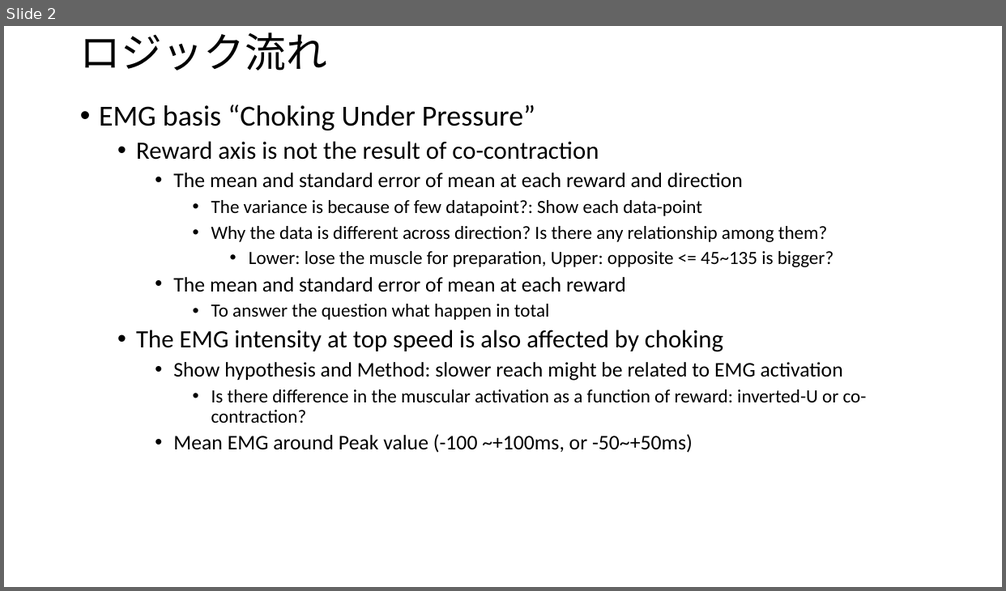
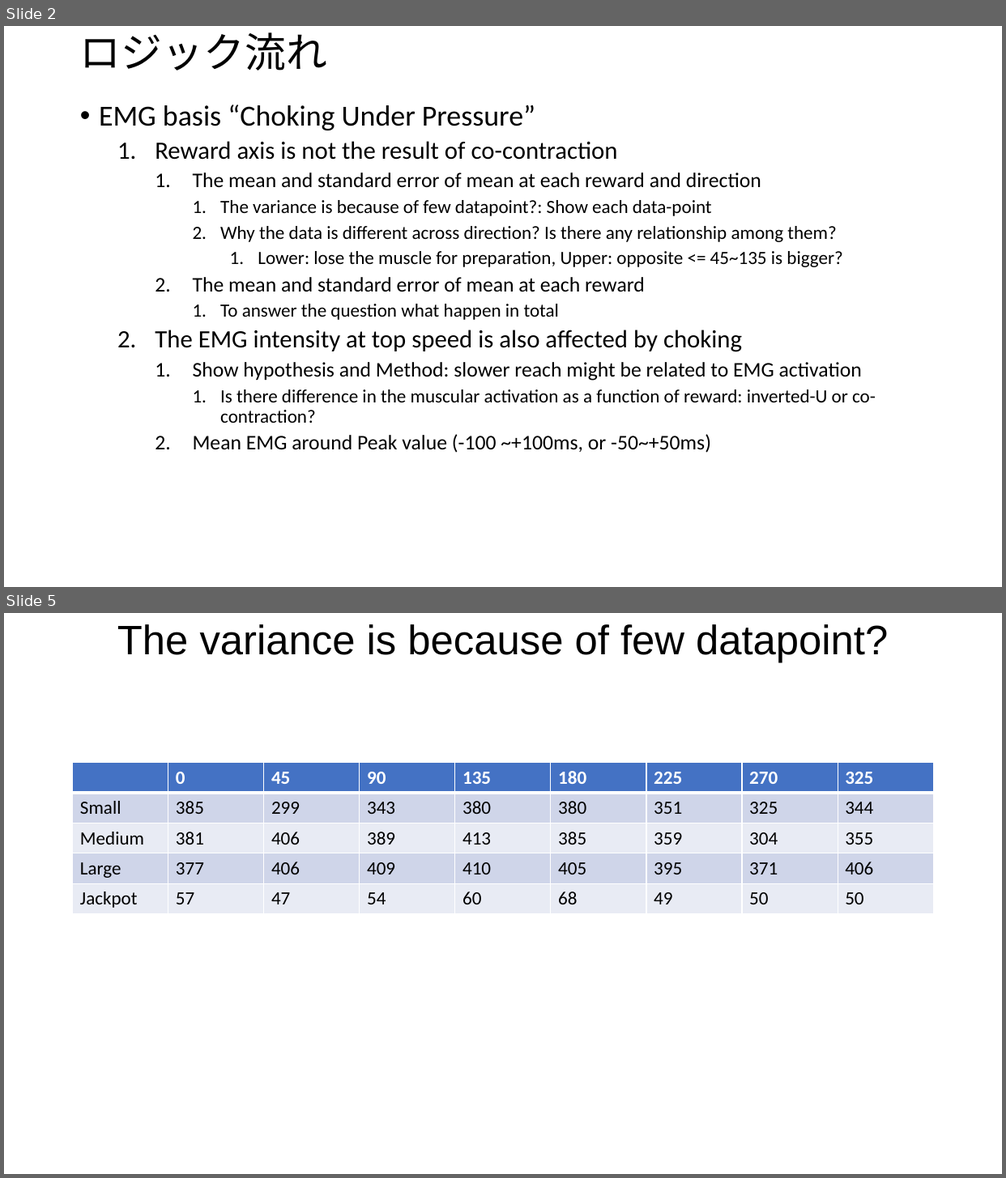
Before and after one commit to Hiroo-Miyata/chase-lab, a slide deck: report/20220902.pptx. Shown one above the other, each under a label of ours: slide 2 before the commit, slides 2 and 5 after it; the slides between them are not shown. The pictures are 1006x591 and 1006x1178 pixels, drawn with LibreOffice and Linux fonts; fonts in the diff are those of the drawing. Boxes give left, top, right and bottom in pixels: in the first picture for what was removed or moved away, otherwise in the second. Text is boxed around its words. In the diff, an @@ line names an element or a change of style, - is before the commit and + after.

```diff
--- a/report/20220902.pptx
+++ b/report/20220902.pptx
@@ slide 5 added at (4,613,1002,1174), background #FFFFFF @@
@@ title added at (117,624,888,663), 39.6 pt, text #000000 @@
+The variance is because of few datapoint?
@@ table added at (73,763,936,914), 5 rows, 9 columns @@
+ | 0 | 45 | 90 | 135 | 180 | 225 | 270 | 325
+Small | 385 | 299 | 343 | 380 | 380 | 351 | 325 | 344
+Medium | 381 | 406 | 389 | 413 | 385 | 359 | 304 | 355
+Large | 377 | 406 | 409 | 410 | 405 | 395 | 371 | 406
+Jackpot | 57 | 47 | 54 | 60 | 68 | 49 | 50 | 50
@@ slide 2 changed as well @@
@@ text at (155,141,876,453): bullet • to 1. @@
```
Also in this commit, not shown: 1 other slide changed, 7 other slides added, 14 other files.
